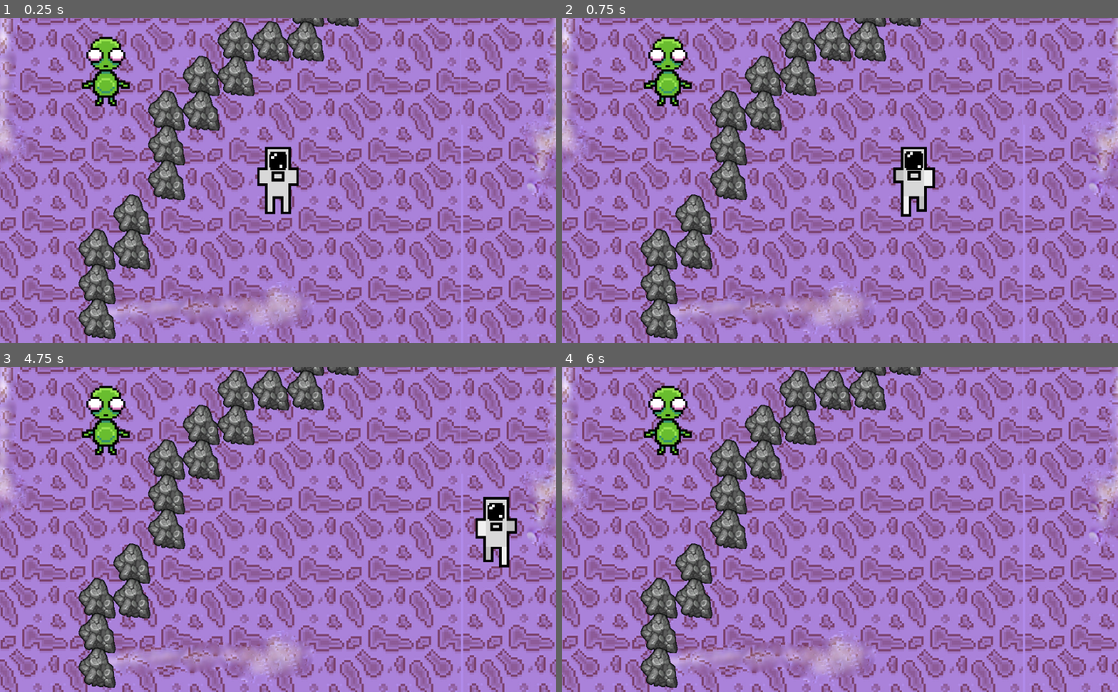
Above: before the commit, frames 1-4 (two rows, left to right).
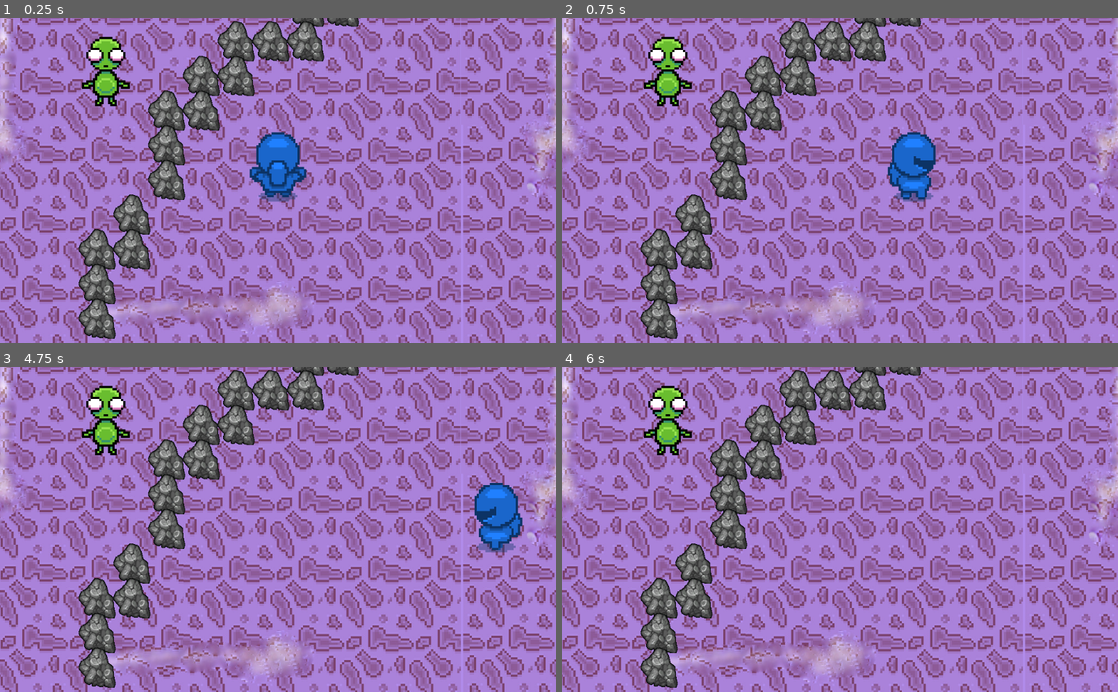
Above: after the commit, the same moments.

Repository: FREQ-E/Hanno
Game: Godot game, scene res://levels/test/test.tscn
Two runs of this game, one before a commit and one after it. Both use one fixed random seed, a clock stepped at 60 frames per second and the inputs below.
Inputs:
- Up to frame 1 (0.25 s): no input
- Up to frame 2 (0.75 s): tap Enter at 0.5 s; hold D (move right) from 0.53 s (still down); hold Space (sprint) from 0.53 s (still down)
- Up to frame 3 (4.75 s): release D (move right) at 1.28 s; release Space (sprint) at 1.28 s; hold S (move down) 1.28-2.03 s; tap Space (sprint) at 1.35, 2, 2.85, 3.5, 4.35 s; hold D (move right) 2.03-2.78 s; hold Space (sprint) 2.03-2.78 s; tap Enter at 2.75, 4.25 s; hold W (move up) 2.78-3.53 s; hold Space (sprint) 3.53-4.28 s; hold A (move left) from 3.53 s (still down)
- Up to frame 4 (6 s): release A (move left) at 5.03 s; hold S (move down) 5.03-5.78 s; hold Space (sprint) 5.03-5.78 s; hold D (move right) from 5.78 s (still down); tap Space (sprint) at 5.85 s

The runs differ from the first frame. In frame 1, 1.7% of the frame differs, in the area x 44-56%, y 35-61%; in frame 2, 1.7%; in frame 3, 1.7%; in frame 4, nothing differs.

Commit message:
Updated player animation

Diff:
--- /dev/null
+++ b/actors/character_animator.gd
@@ -0,0 +1,23 @@
+class_name CharacterAnimator
+extends AnimatedSprite
+
+
+func _process(_delta):
+	if is_zero_approx(get_parent().movement_vector.length()):
+		stop()
+		frame = 1
+
+	else:
+		var local: Vector2 = get_parent().global_transform.basis_xform_inv(get_parent().movement_vector)
+
+		if local.y > 0:
+			play("walk_down")
+
+		elif local.y < 0:
+			play("walk_up")
+
+		elif local.x > 0:
+			play("walk_right")
+
+		else:
+			play("walk_left")
--- a/actors/player1/character_animator.gd
+++ /dev/null
@@ -1,6 +0,0 @@
-class_name CharacterAnimator
-extends AnimatedSprite
-
-
-func _process(_delta):
-	play("default" if is_zero_approx(get_parent().movement_vector.length()) else "walk_forward")
--- a/actors/player1/player1.tscn
+++ b/actors/player1/player1.tscn
@@ -1,77 +1,124 @@
-[gd_scene load_steps=16 format=2]
+[gd_scene load_steps=27 format=2]
 
 [ext_resource path="res://base_scripts/classic_character_2d.gd" type="Script" id=1]
 [ext_resource path="res://base_scripts/movement_input_2d.gd" type="Script" id=2]
 [ext_resource path="res://actors/node_flag.gd" type="Script" id=3]
-[ext_resource path="res://actors/player1/walk_forward.png" type="Texture" id=4]
-[ext_resource path="res://actors/player1/character_animator.gd" type="Script" id=5]
+[ext_resource path="res://actors/player1/Right-Sheet.png" type="Texture" id=4]
+[ext_resource path="res://actors/character_animator.gd" type="Script" id=5]
+[ext_resource path="res://actors/player1/Up-Sheet.png" type="Texture" id=6]
+[ext_resource path="res://actors/player1/Down-Sheet.png" type="Texture" id=7]
+[ext_resource path="res://actors/player1/Left-Sheet.png" type="Texture" id=8]
 
 [sub_resource type="AtlasTexture" id=1]
-atlas = ExtResource( 4 )
-region = Rect2( 0, 0, 2048, 2048 )
+atlas = ExtResource( 8 )
+region = Rect2( 0, 0, 256, 256 )
 
 [sub_resource type="AtlasTexture" id=2]
-atlas = ExtResource( 4 )
-region = Rect2( 2048, 0, 2048, 2048 )
+atlas = ExtResource( 8 )
+region = Rect2( 256, 0, 256, 256 )
 
 [sub_resource type="AtlasTexture" id=3]
-atlas = ExtResource( 4 )
-region = Rect2( 4096, 0, 2048, 2048 )
+atlas = ExtResource( 8 )
+region = Rect2( 512, 0, 256, 256 )
 
 [sub_resource type="AtlasTexture" id=4]
-atlas = ExtResource( 4 )
-region = Rect2( 6144, 0, 2048, 2048 )
+atlas = ExtResource( 8 )
+region = Rect2( 768, 0, 256, 256 )
 
 [sub_resource type="AtlasTexture" id=5]
-atlas = ExtResource( 4 )
-region = Rect2( 8192, 0, 2048, 2048 )
+atlas = ExtResource( 7 )
+region = Rect2( 0, 0, 256, 256 )
 
 [sub_resource type="AtlasTexture" id=6]
-atlas = ExtResource( 4 )
-region = Rect2( 10240, 0, 2048, 2048 )
+atlas = ExtResource( 7 )
+region = Rect2( 256, 0, 256, 256 )
 
 [sub_resource type="AtlasTexture" id=7]
-atlas = ExtResource( 4 )
-region = Rect2( 12288, 0, 2048, 2048 )
+atlas = ExtResource( 7 )
+region = Rect2( 512, 0, 256, 256 )
 
 [sub_resource type="AtlasTexture" id=8]
+atlas = ExtResource( 7 )
+region = Rect2( 768, 0, 256, 256 )
+
+[sub_resource type="AtlasTexture" id=9]
+atlas = ExtResource( 6 )
+region = Rect2( 0, 0, 256, 256 )
+
+[sub_resource type="AtlasTexture" id=10]
+atlas = ExtResource( 6 )
+region = Rect2( 256, 0, 256, 256 )
+
+[sub_resource type="AtlasTexture" id=11]
+atlas = ExtResource( 6 )
+region = Rect2( 512, 0, 256, 256 )
+
+[sub_resource type="AtlasTexture" id=12]
+atlas = ExtResource( 6 )
+region = Rect2( 768, 0, 256, 256 )
+
+[sub_resource type="AtlasTexture" id=13]
 atlas = ExtResource( 4 )
-region = Rect2( 14336, 0, 2048, 2048 )
+region = Rect2( 0, 0, 256, 256 )
 
-[sub_resource type="SpriteFrames" id=9]
+[sub_resource type="AtlasTexture" id=14]
+atlas = ExtResource( 4 )
+region = Rect2( 256, 0, 256, 256 )
+
+[sub_resource type="AtlasTexture" id=15]
+atlas = ExtResource( 4 )
+region = Rect2( 512, 0, 256, 256 )
+
+[sub_resource type="AtlasTexture" id=16]
+atlas = ExtResource( 4 )
+region = Rect2( 768, 0, 256, 256 )
+
+[sub_resource type="SpriteFrames" id=17]
 animations = [ {
-"frames": [ SubResource( 1 ) ],
+"frames": [ SubResource( 1 ), SubResource( 2 ), SubResource( 3 ), SubResource( 4 ) ],
 "loop": true,
-"name": "default",
+"name": "walk_left",
 "speed": 5.0
 }, {
-"frames": [ SubResource( 2 ), SubResource( 3 ), SubResource( 4 ), SubResource( 5 ), SubResource( 6 ), SubResource( 7 ), SubResource( 8 ) ],
+"frames": [ SubResource( 5 ), SubResource( 6 ), SubResource( 7 ), SubResource( 8 ) ],
 "loop": true,
-"name": "walk_forward",
+"name": "walk_down",
+"speed": 5.0
+}, {
+"frames": [ SubResource( 9 ), SubResource( 10 ), SubResource( 11 ), SubResource( 12 ) ],
+"loop": true,
+"name": "walk_up",
+"speed": 5.0
+}, {
+"frames": [ SubResource( 13 ), SubResource( 14 ), SubResource( 15 ), SubResource( 16 ) ],
+"loop": true,
+"name": "walk_right",
 "speed": 5.0
 } ]
 
-[sub_resource type="CapsuleShape2D" id=10]
-radius = 38.5625
-height = 49.4777
+[sub_resource type="CircleShape2D" id=18]
+radius = 32.9877
 
 [node name="Player1" type="KinematicBody2D"]
 collision_layer = 2
 script = ExtResource( 1 )
 
 [node name="CharacterAnimator" type="AnimatedSprite" parent="."]
-scale = Vector2( 0.075, 0.075 )
-frames = SubResource( 9 )
+position = Vector2( 0, -24.8345 )
+scale = Vector2( 0.5, 0.5 )
+frames = SubResource( 17 )
+animation = "walk_up"
+frame = 1
 playing = true
 script = ExtResource( 5 )
 
 [node name="CollisionShape2D" type="CollisionShape2D" parent="."]
-shape = SubResource( 10 )
+shape = SubResource( 18 )
 
 [node name="MovementInput2D" type="Node" parent="."]
 script = ExtResource( 2 )
 fast_speed = 1170.0
-default_speed = 770
+default_speed = 770.0
 dash_speed = 2000.0
 
 [node name="NodeFlag" type="Node" parent="."]
--- a/project.godot
+++ b/project.godot
@@ -17,7 +17,7 @@
 "base": "AnimatedSprite",
 "class": "CharacterAnimator",
 "language": "GDScript",
-"path": "res://actors/player1/character_animator.gd"
+"path": "res://actors/character_animator.gd"
 }, {
 "base": "Character2D",
 "class": "ClassicCharacter2D",
Binary file added: actors/player1/Down-Sheet.png
Not shown, added: actors/player1/Down-Sheet.png.import
Binary file added: actors/player1/Left-Sheet.png
Not shown, changed: actors/player1/Left-Sheet.png.import
Binary file added: actors/player1/Right-Sheet.png
Not shown, added: actors/player1/Right-Sheet.png.import
Binary file added: actors/player1/Up-Sheet.png
Not shown, added: actors/player1/Up-Sheet.png.import
Binary file removed: actors/player1/walk_forward.png
